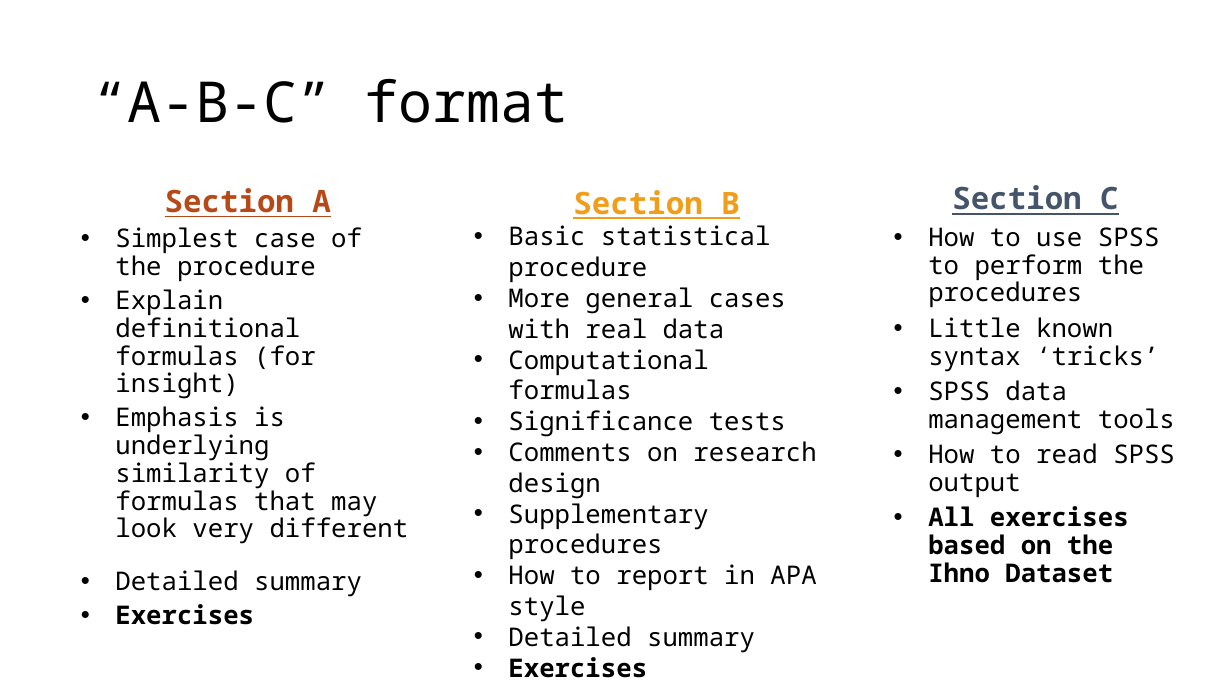
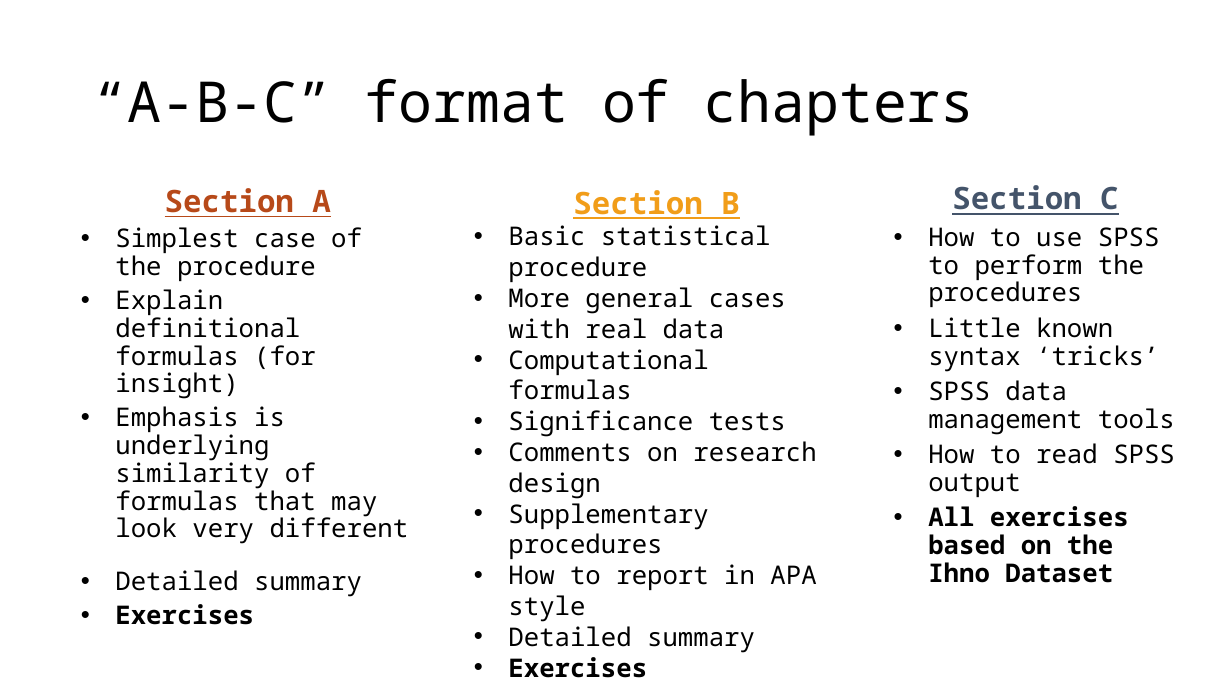
Before and after one commit to CEHS-research/PSY-6600_public, a slide deck: slide 2 of slides/ch0_cohen_textbook_4ed.pptx. Drawn at 1232x693 pixels with LibreOffice and Linux fonts; fonts in the diff are those of the drawing. Boxes give left, top, right and bottom in pixels: in the first picture for what was removed or moved away, otherwise in the second. Text is boxed around its words. In the diff, an @@ line names an element or a change of style, - is before the commit and + after.

```diff
--- a/slides/ch0_cohen_textbook_4ed.pptx
+++ b/slides/ch0_cohen_textbook_4ed.pptx
@@ title at (94, 78, 975, 136): text changed @@
-“A-B-C” format
+“A-B-C” format of chapters
```
Also in this commit, not shown: 3 other slides changed, 4 slides added, 1 slide removed, 3 other files.
